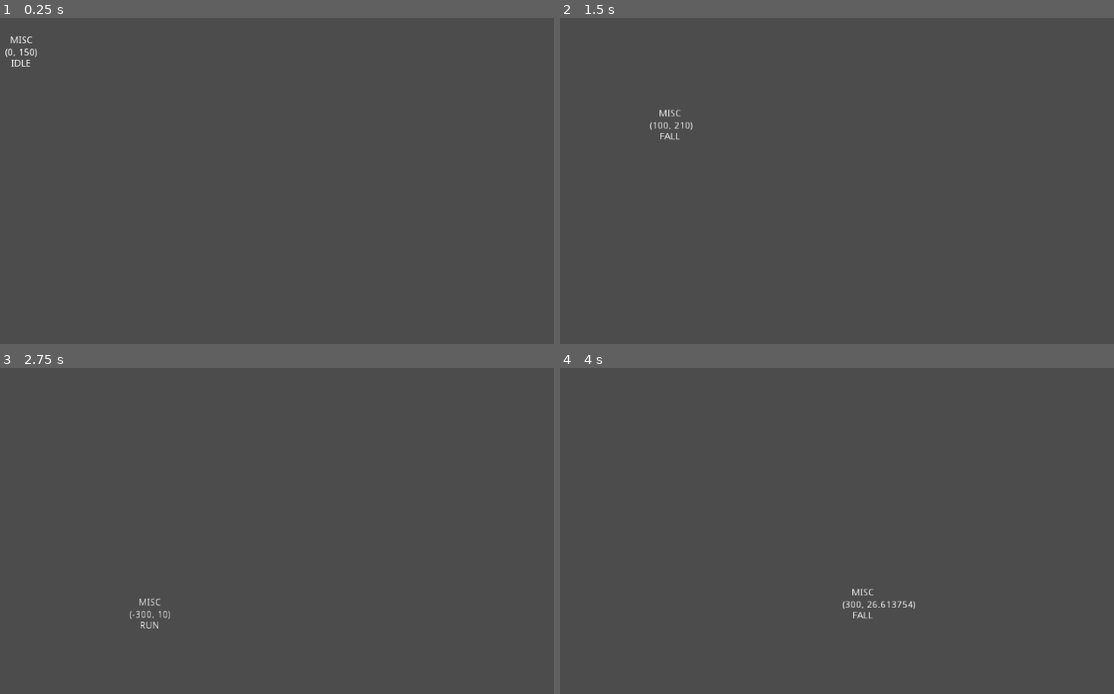
Above: before the commit, frames 1-4 (two rows, left to right).
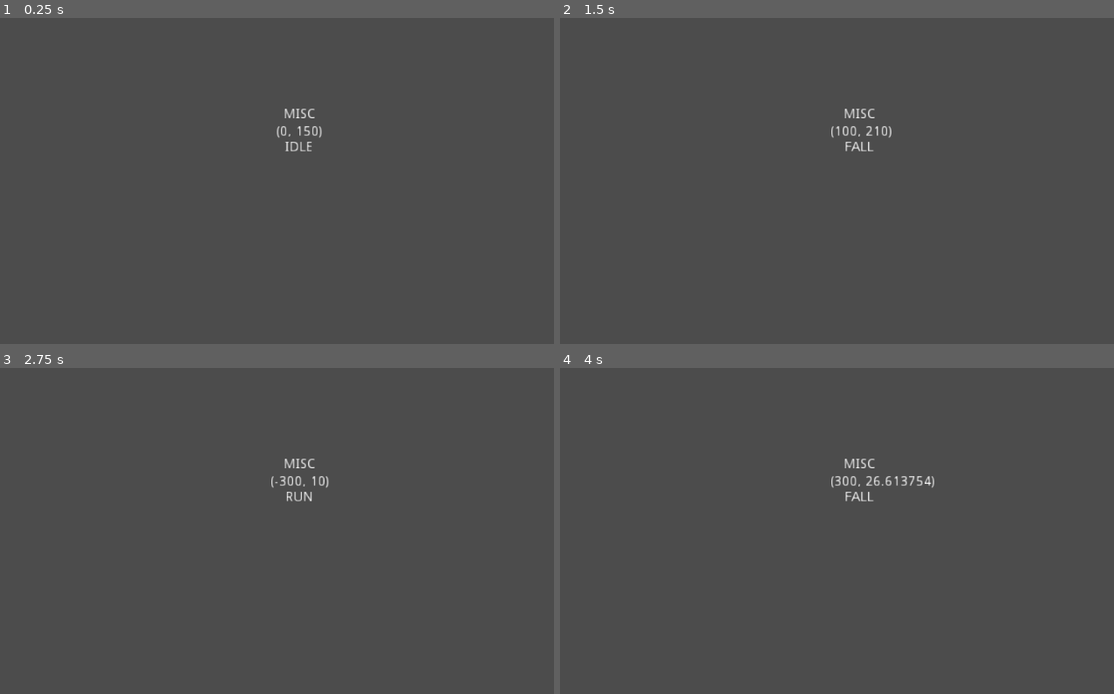
Above: after the commit, the same moments.

Repository: Wes-Ray/Jetpack-Jaywalker
Game: Godot game, scene res://Main.tscn
Same seed, same stepped clock (60 frames per second), same inputs: the game is played once before the commit and once after it.
Inputs:
- Up to frame 1 (0.25 s): no input
- Up to frame 2 (1.5 s): hold D (move_right) from 0.53 s (still down); tap Space (move_jump) at 0.77 s
- Up to frame 3 (2.75 s): tap Space (move_jump) at 1.52 s; release D (move_right) at 2.03 s; hold A (move_left) from 2.03 s (still down)
- Up to frame 4 (4 s): release A (move_left) at 2.78 s; hold D (move_right) from 2.78 s (still down); tap Space (move_jump) at 3.02, 3.77 s

The runs differ from the first frame. In frame 1, 0.4% of the frame differs, in the area x 0-59%, y 5-41%; in frame 2, 0.4%; in frame 3, 0.5%; in frame 4, 0.6%, in the area x 48-68%, y 27-78%.

Commit message:
added camera

Diff:
--- a/Player/Player.tscn
+++ b/Player/Player.tscn
@@ -9,6 +9,10 @@
 
 [node name="CollisionShape2D" type="CollisionShape2D" parent="."]
 shape = SubResource( 1 )
+
+[node name="Camera2D" type="Camera2D" parent="."]
+current = true
+zoom = Vector2( 0.7, 0.7 )
 
 [node name="debug_state_label" type="Label" parent="."]
 margin_left = -20.0
